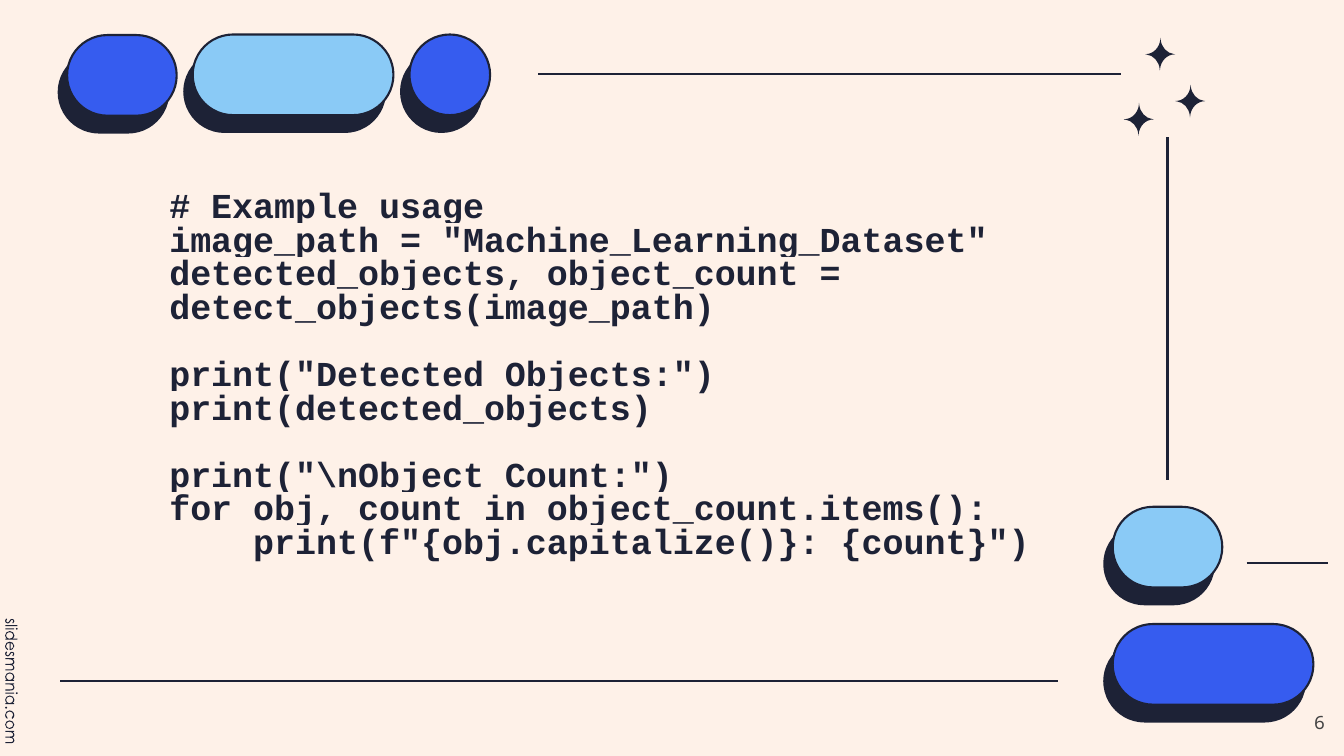
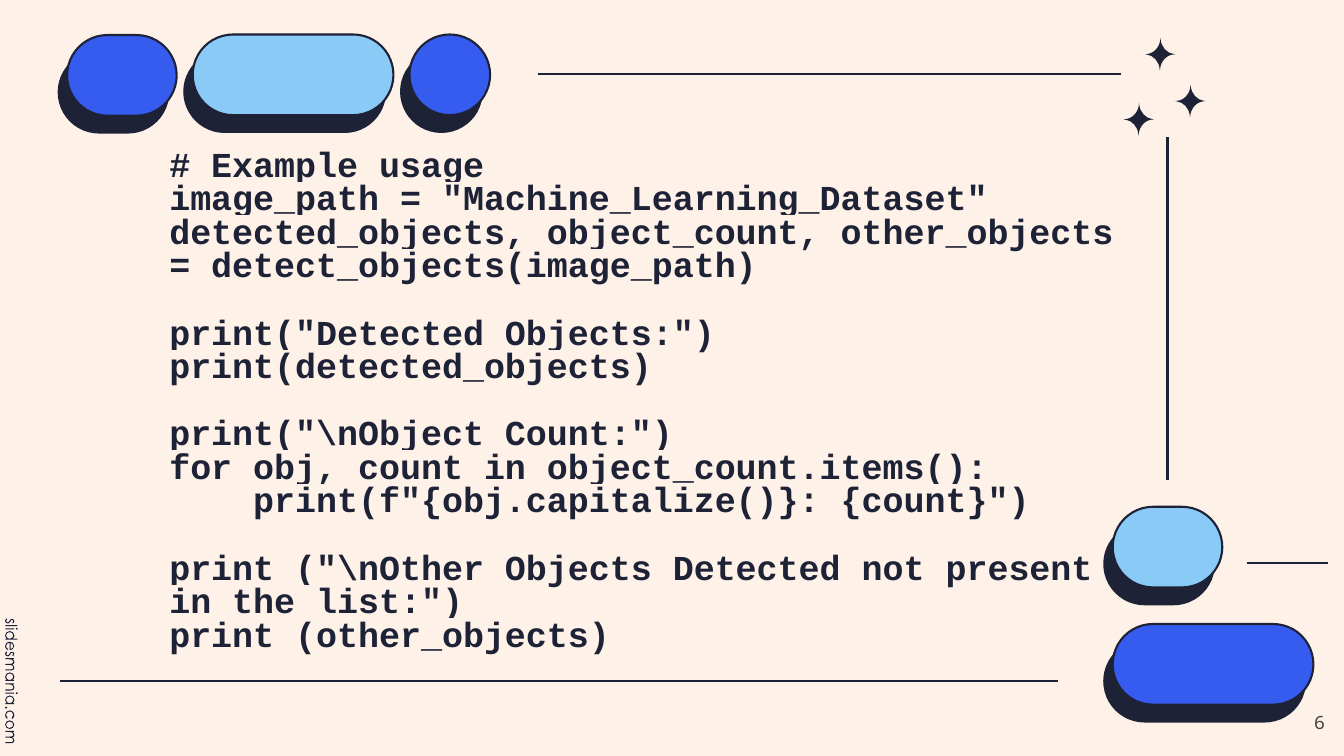
Before and after one commit to GeoSap93/Machine-Learning, a slide deck: slide 6 of Machine Learning - Challenge.pptx. Drawn at 1344x756 pixels with LibreOffice and Linux fonts; fonts in the diff are those of the drawing. Boxes give left, top, right and bottom in pixels: in the first picture for what was removed or moved away, otherwise in the second. Text is boxed around its words. In the diff, an @@ line names an element or a change of style, - is before the commit and + after.

```diff
--- a/Machine Learning - Challenge.pptx
+++ b/Machine Learning - Challenge.pptx
@@ title at <box>169,219,1114,285</box>: text changed @@
-detected_objects, object_count = detect_objects(image_path)
+detected_objects, object_count, other_objects = detect_objects(image_path)
@@ title at <box>169,555,1093,655</box>: paragraphs added @@
+print ("\nOther Objects Detected not present in the list:")
+print (other_objects)
```
Also in this commit, not shown: 2 other slides changed.
